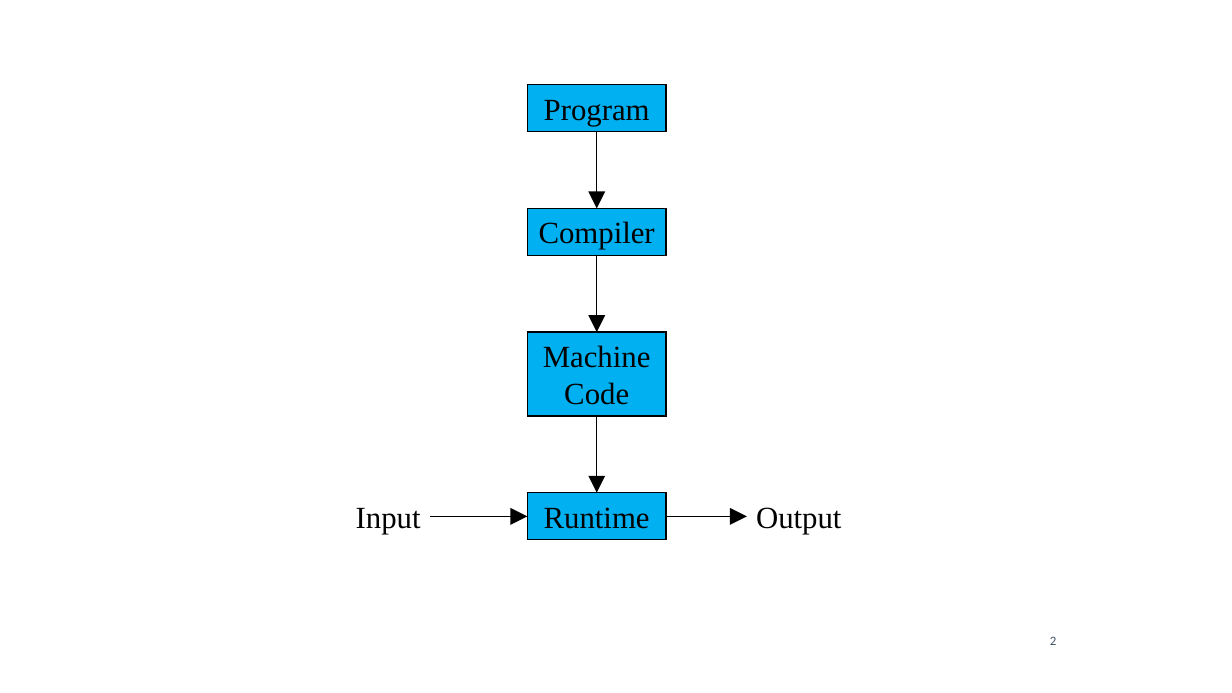
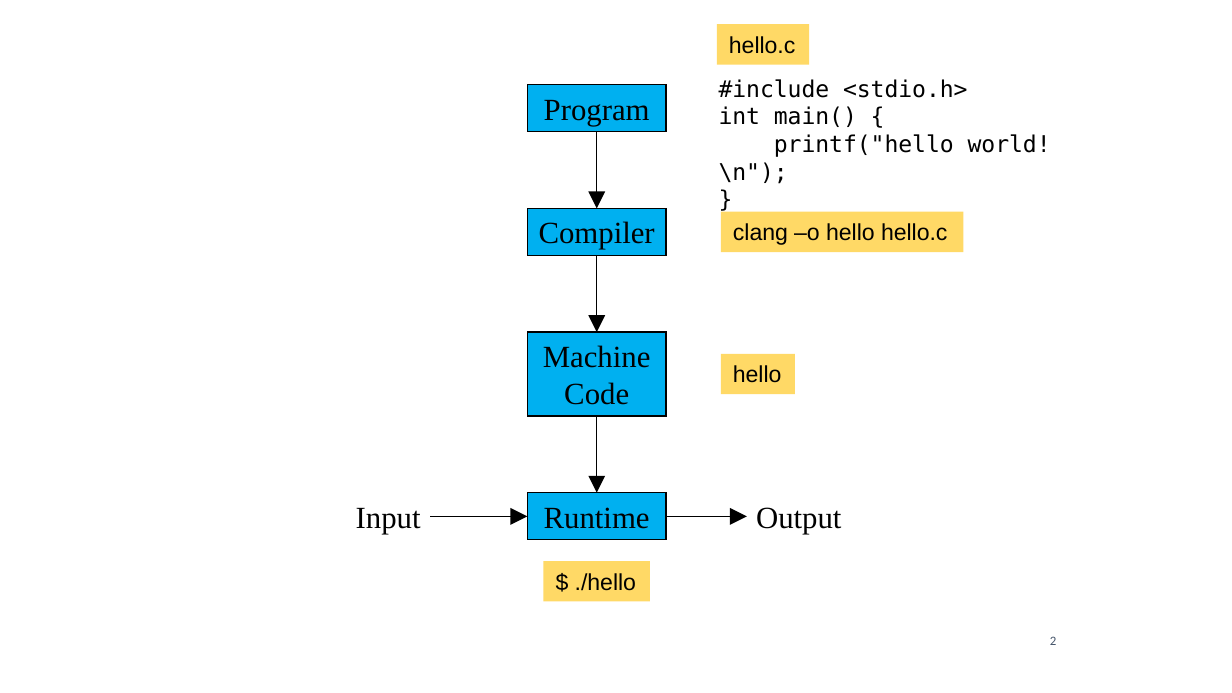
Before and after one commit to anoopsarkar/compilers-class, a slide deck: slide 2 of assets/ppt/intro/in2-trusting-trust.pptx. Drawn at 1232x693 pixels with LibreOffice and Linux fonts; fonts in the diff are those of the drawing. Boxes give left, top, right and bottom in pixels: in the first picture for what was removed or moved away, otherwise in the second. Text is boxed around its words. In the diff, an @@ line names an element or a change of style, - is before the commit and + after.

```diff
--- a/assets/ppt/intro/in2-trusting-trust.pptx
+++ b/assets/ppt/intro/in2-trusting-trust.pptx
@@ rectangle added at [717, 25, 809, 65], fill #FFD966, 13.5 pt, text #000000 @@
+hello.c
@@ text added at [719, 79, 1051, 184], 13.5 pt, text #000000 @@
+#include <stdio.h>
+int main() {
+printf("hello world!\n");
+}
@@ rectangle added at [721, 212, 963, 253], fill #FFD966, 13.5 pt, text #000000 @@
+clang –o hello hello.c
@@ rectangle added at [721, 354, 795, 394], fill #FFD966, 13.5 pt, text #000000 @@
+hello
@@ rectangle added at [543, 561, 649, 601], fill #FFD966, 13.5 pt, text #000000 @@
+$ ./hello
```
Also in this commit, not shown: 5 other files.
